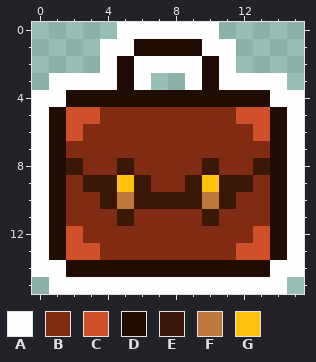
Pixel-art sprite, stored at public/favicon.png. That is the earlier state.
The file is 16x16 pixels. Colours within 5 levels of each other are drawn and written as one.
Palette (. is transparent): A #fefeff  B #812b12  C #cf502a  D #200c02  E #3a1707  F #be793d  G #ffc30f
After:
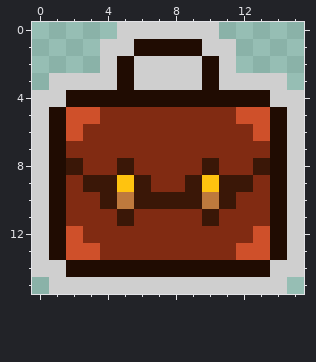
The exact change:
colour A: #fefeff -> #cfcfcf
y 3: x 7..8 .. -> AA
Boxes around the changes in both pictures, in picture pixels (x1, y1, x2, y2):
changed: (32, 22, 304, 294)
